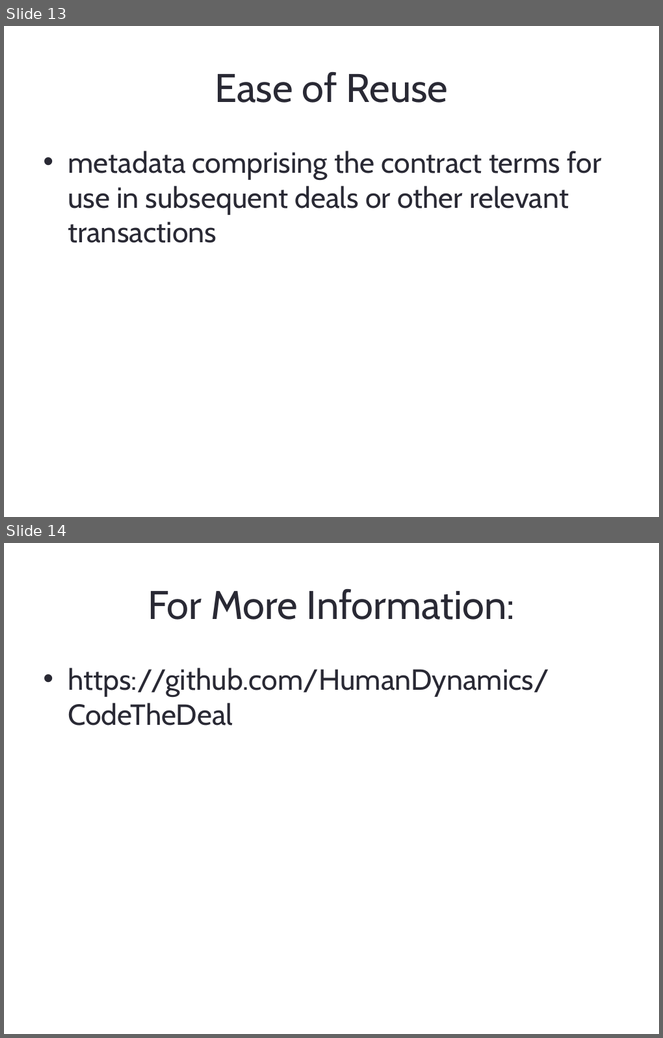
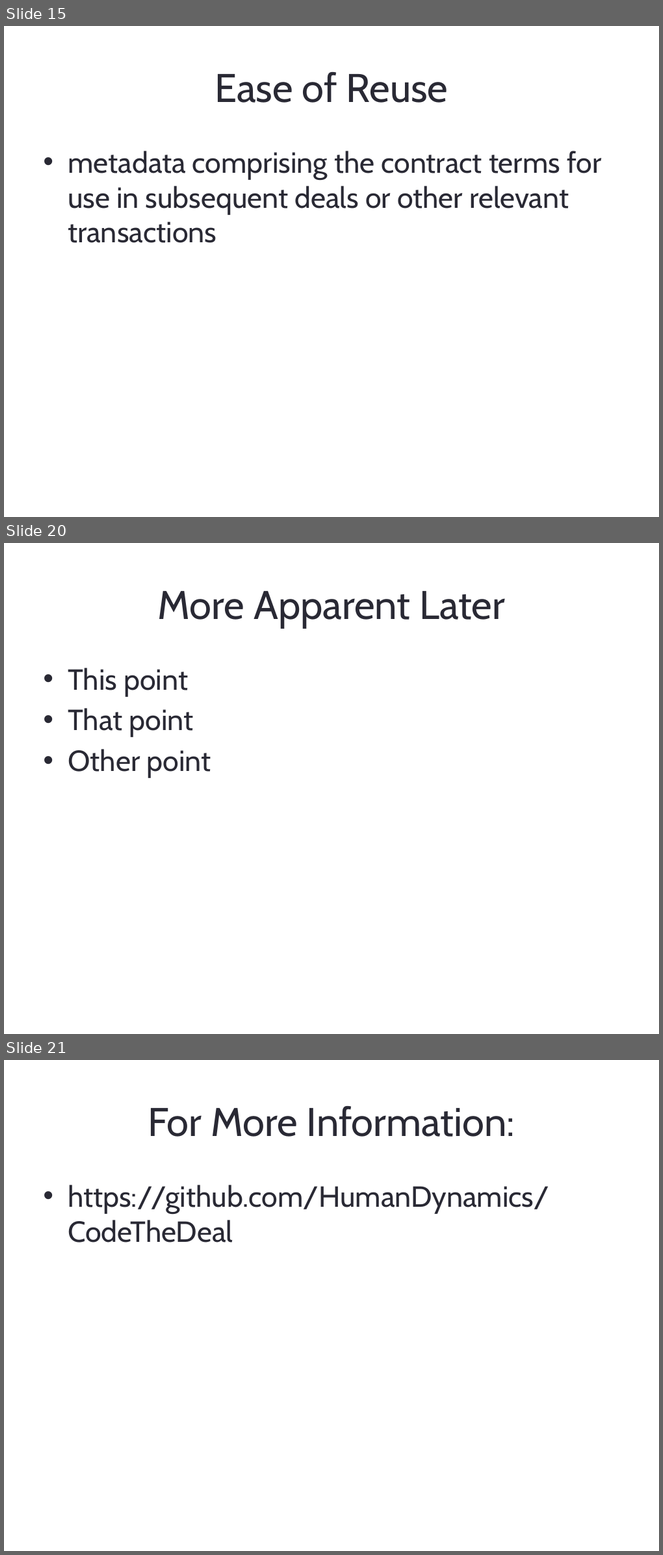
Before and after one commit to HumanDynamics/CodeTheDeal, a slide deck: Demo/Bcology.pptx. Shown one above the other, each under a label of ours: slides 13 and 14 before the commit, slides 15, 20 and 21 after it; the slides between them are not shown. The pictures are 663x1038 and 663x1555 pixels, drawn with LibreOffice and Linux fonts; fonts in the diff are those of the drawing. Boxes give left, top, right and bottom in pixels: in the first picture for what was removed or moved away, otherwise in the second. Text is boxed around its words. In the diff, an @@ line names an element or a change of style, - is before the commit and + after.

```diff
--- a/Demo/Bcology.pptx
+++ b/Demo/Bcology.pptx
@@ slide 20 added at (4,543,659,1034), background #FFFFFF @@
@@ title added at (158,591,505,628), 44 pt, text #292934 @@
+More Apparent Later
@@ text added at (68,668,211,778), 32 pt, text #292934 @@
+• This point
+• That point
+• Other point
@@ what was slide 13 is now slide 15 @@
@@ what was slide 14 is now slide 21 @@
```
Also in this commit, not shown: 4 slides changed, 9 other slides added, 3 slides removed.
